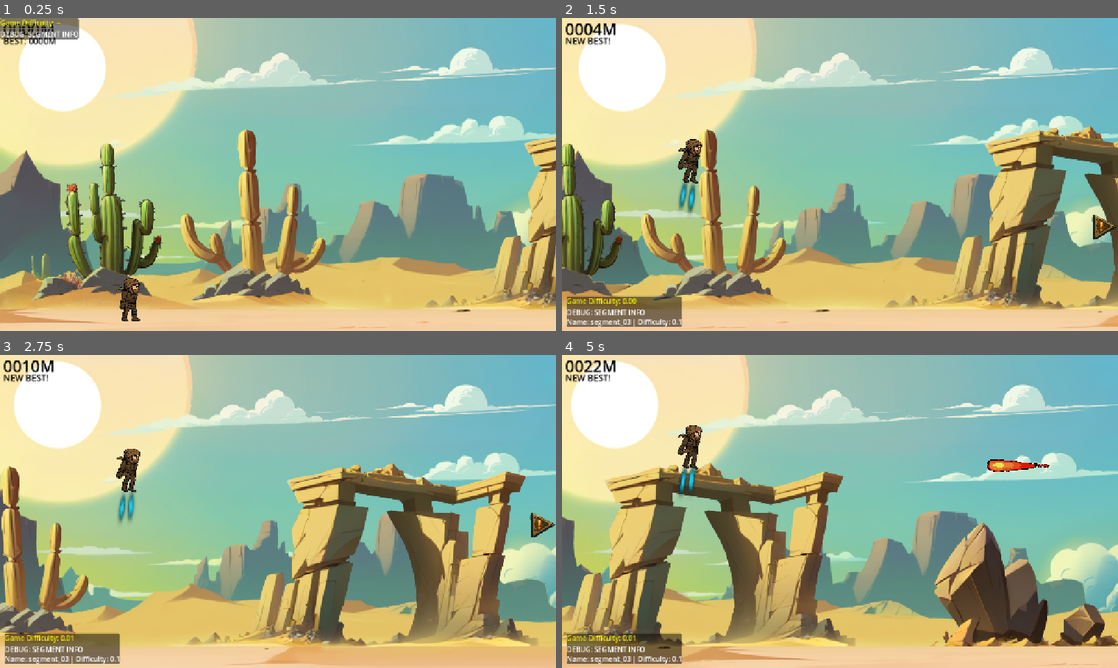
Above: before the commit, frames 1-4 (two rows, left to right).
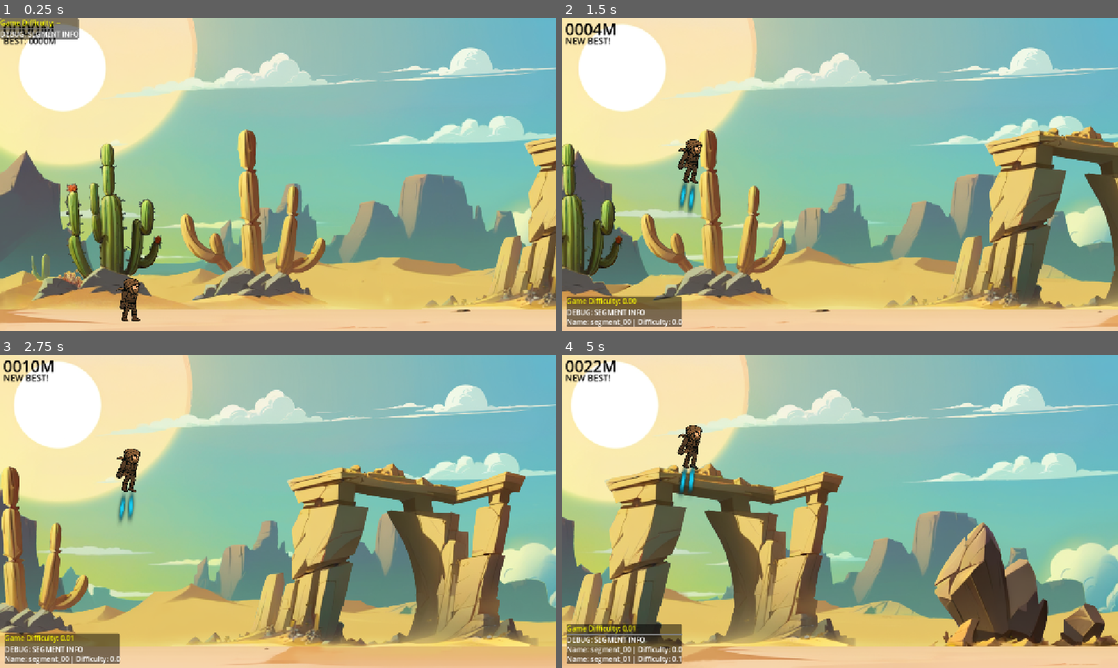
Above: after the commit, the same moments.

Repository: snowfrogdev/jetpack-joyride-clone
Game: Godot game, scene res://main.tscn
Same seed, same stepped clock (60 frames per second), same inputs: the game is played once before the commit and once after it.
Inputs:
- Up to frame 1 (0.25 s): no input
- Up to frame 2 (1.5 s): tap Enter (ui_accept) at 0.5, 0.77 s; hold Space (Boost) 0.53-1.28 s; tap Space (Boost) at 1.35 s
- Up to frame 3 (2.75 s): tap Enter (ui_accept) at 1.52 s; hold Space (Boost) from 2.03 s (still down)
- Up to frame 4 (5 s): release Space (Boost) at 2.78 s; tap Space (Boost) at 2.85, 4.35 s; tap Enter (ui_accept) at 3.02, 3.77, 4.52 s; hold Space (Boost) 3.53-4.28 s

The runs differ from the first frame. In frame 2, 0.2% of the frame differs, in the area x 11-100%, y 62-98%; in frame 3, 0.2%; in frame 4, 1.6%, in the area x 0-88%, y 33-98%.

Commit message:
Add audio assets and update references in scenes and scripts

Diff:
--- a/hazards/sun_lance/sun_lance_attack.tscn
+++ b/hazards/sun_lance/sun_lance_attack.tscn
@@ -7,9 +7,9 @@
 [ext_resource type="Script" uid="uid://cv1ck1qa6bu1a" path="res://hazards/sun_lance/states/fired.gd" id="5_ktnvf"]
 [ext_resource type="Texture2D" uid="uid://dvm4s34w4nxr5" path="res://assets/sun_lance_warning.png" id="6_ktnvf"]
 [ext_resource type="Texture2D" uid="uid://doahrynyvesg2" path="res://assets/sun_lance_warning_locked.png" id="7_sd48h"]
-[ext_resource type="AudioStream" uid="uid://clpst57ej0ig0" path="res://assets/sfx/sun_lance_warning.wav" id="8_gylfy"]
+[ext_resource type="AudioStream" uid="uid://clpst57ej0ig0" path="res://assets/audio/sun_lance_warning.wav" id="8_gylfy"]
 [ext_resource type="Shader" uid="uid://cwf60amtfcf37" path="res://hazards/sun_lance/sun_lance.gdshader" id="8_sd48h"]
-[ext_resource type="AudioStream" uid="uid://y4vvhioy152g" path="res://assets/sfx/sun_lance.wav" id="9_w8guq"]
+[ext_resource type="AudioStream" uid="uid://y4vvhioy152g" path="res://assets/audio/sun_lance.wav" id="9_w8guq"]
 
 [sub_resource type="ShaderMaterial" id="ShaderMaterial_w8guq"]
 shader = ExtResource("8_sd48h")
@@ -55,6 +55,7 @@
 
 [node name="AudioStreamPlayer" type="AudioStreamPlayer" parent="Warning"]
 stream = ExtResource("8_gylfy")
+volume_db = -6.667
 
 [node name="Projectile" type="Area2D" parent="." groups=["hazard"]]
 visible = false
@@ -77,3 +78,4 @@
 
 [node name="AudioStreamPlayer" type="AudioStreamPlayer" parent="Projectile"]
 stream = ExtResource("9_w8guq")
+volume_db = -4.0
--- a/main.tscn
+++ b/main.tscn
@@ -35,6 +35,7 @@
 [ext_resource type="Resource" uid="uid://3kgdrgi4ot46" path="res://segments/segment_14_data.tres" id="26_jq2sk"]
 [ext_resource type="Resource" uid="uid://xkqqd6hl1nqk" path="res://segments/segment_15_data.tres" id="27_4k2k6"]
 [ext_resource type="Script" uid="uid://ctsxag2jnufan" path="res://debug/debug_display.gd" id="28_debug"]
+[ext_resource type="AudioStream" uid="uid://dk4o0n32gb7pn" path="res://assets/audio/Desert Mirage.wav" id="36_ok6jj"]
 
 [sub_resource type="RectangleShape2D" id="RectangleShape2D_1bvp3"]
 size = Vector2(3248, 47)
@@ -121,7 +122,7 @@
 [node name="SegmentManager" type="Node2D" parent="Game"]
 script = ExtResource("6_7mycd")
 segments = Array[ExtResource("7_5vw27")]([ExtResource("8_kek77"), ExtResource("10_2cqfq"), ExtResource("14_getpj"), Ext …(322 unchanged characters)…
-initial_segments = Array[ExtResource("7_5vw27")]([ExtResource("15_ryguw"), ExtResource("10_2cqfq"), ExtResource("14_getpj"), ExtResource("15_ryguw")])
+initial_segments = Array[ExtResource("7_5vw27")]([ExtResource("8_kek77"), ExtResource("10_2cqfq"), ExtResource("14_getpj"), ExtResource("15_ryguw")])
 metadata/_edit_lock_ = true
 
 [node name="SunLanceDetectionArea" type="Area2D" parent="Game"]
@@ -192,3 +193,8 @@
 mouse_filter = 2
 script = ExtResource("28_debug")
 segment_manager_path = NodePath("../../../Game/SegmentManager")
+
+[node name="Music" type="AudioStreamPlayer" parent="."]
+stream = ExtResource("36_ok6jj")
+volume_db = -12.0
+autoplay = true
--- a/player/player.tscn
+++ b/player/player.tscn
@@ -8,9 +8,9 @@
 [ext_resource type="Script" uid="uid://ytseulqsrain" path="res://player/states/flying.gd" id="5_g6k8r"]
 [ext_resource type="Script" uid="uid://cmfnpvorajmlh" path="res://player/states/falling.gd" id="7_rgyib"]
 [ext_resource type="Script" uid="uid://dalr3pg6go8il" path="res://player/states/dead.gd" id="8_hg6s5"]
-[ext_resource type="AudioStream" uid="uid://c8bogjxny0l61" path="res://assets/sfx/boosters.wav" id="9_hg6s5"]
-[ext_resource type="AudioStream" uid="uid://d2xvbge11eepy" path="res://assets/sfx/applied_boosters.wav" id="10_8t03j"]
-[ext_resource type="AudioStream" uid="uid://dedc042vpda8l" path="res://assets/sfx/footsteps.wav" id="11_2ieo8"]
+[ext_resource type="AudioStream" uid="uid://c8bogjxny0l61" path="res://assets/audio/boosters.wav" id="9_hg6s5"]
+[ext_resource type="AudioStream" uid="uid://d2xvbge11eepy" path="res://assets/audio/applied_boosters.wav" id="10_8t03j"]
+[ext_resource type="AudioStream" uid="uid://dedc042vpda8l" path="res://assets/audio/footsteps.wav" id="11_2ieo8"]
 
 [sub_resource type="CapsuleShape2D" id="CapsuleShape2D_lquwl"]
 radius = 41.0
@@ -2155,7 +2155,7 @@
 [node name="ShinR" type="Bone2D" parent="Skeleton2D/Torso/LegR"]
 position = Vector2(-32.8681, -4.19552)
 rotation = -0.304137
-scale = Vector2(0.999868, 0.999868)
+scale = Vector2(0.999867, 0.999867)
 rest = Transform2D(1, 0, 0, 1, -32.8694, -4.19575)
 metadata/_local_pose_override_enabled_ = true
 
@@ -2246,4 +2246,4 @@
 [node name="FootstepsSfx" type="AudioStreamPlayer" parent="."]
 stream = ExtResource("11_2ieo8")
 volume_db = -14.0
-pitch_scale = 1.5
+pitch_scale = 1.4
--- a/player/states/running.gd
+++ b/player/states/running.gd
@@ -14,7 +14,7 @@
   player.dying.disconnect(_on_player_dying)
 
 func physics_update(_delta: float) -> void:
-  player.footstep_sfx.pitch_scale = 1.5 + sin(Time.get_ticks_msec() / 500.0) * 0.1
+  player.footstep_sfx.pitch_scale = 1.4 + sin(Time.get_ticks_msec() / 500.0) * 0.1
 
   if not player.is_on_floor():
     finished.emit(FLYING)
Not shown, added: assets/audio/Desert Mirage.wav.import
Not shown, added: assets/audio/applied_boosters.wav.import
Not shown, added: assets/audio/boosters.wav.import
Not shown, added: assets/audio/footsteps.wav.import
Not shown, added: assets/audio/sun_lance.wav.import
Not shown, added: assets/audio/sun_lance_warning.wav.import
Not shown, removed: assets/sfx/applied_boosters.wav.import
Not shown, removed: assets/sfx/boosters.wav.import
Not shown, removed: assets/sfx/footsteps.wav.import
Not shown, removed: assets/sfx/sun_lance.wav.import
Not shown, removed: assets/sfx/sun_lance_warning.wav.import
Not shown: 1 places in main.tscn that only renumber resources
(and 11 more such lines)
